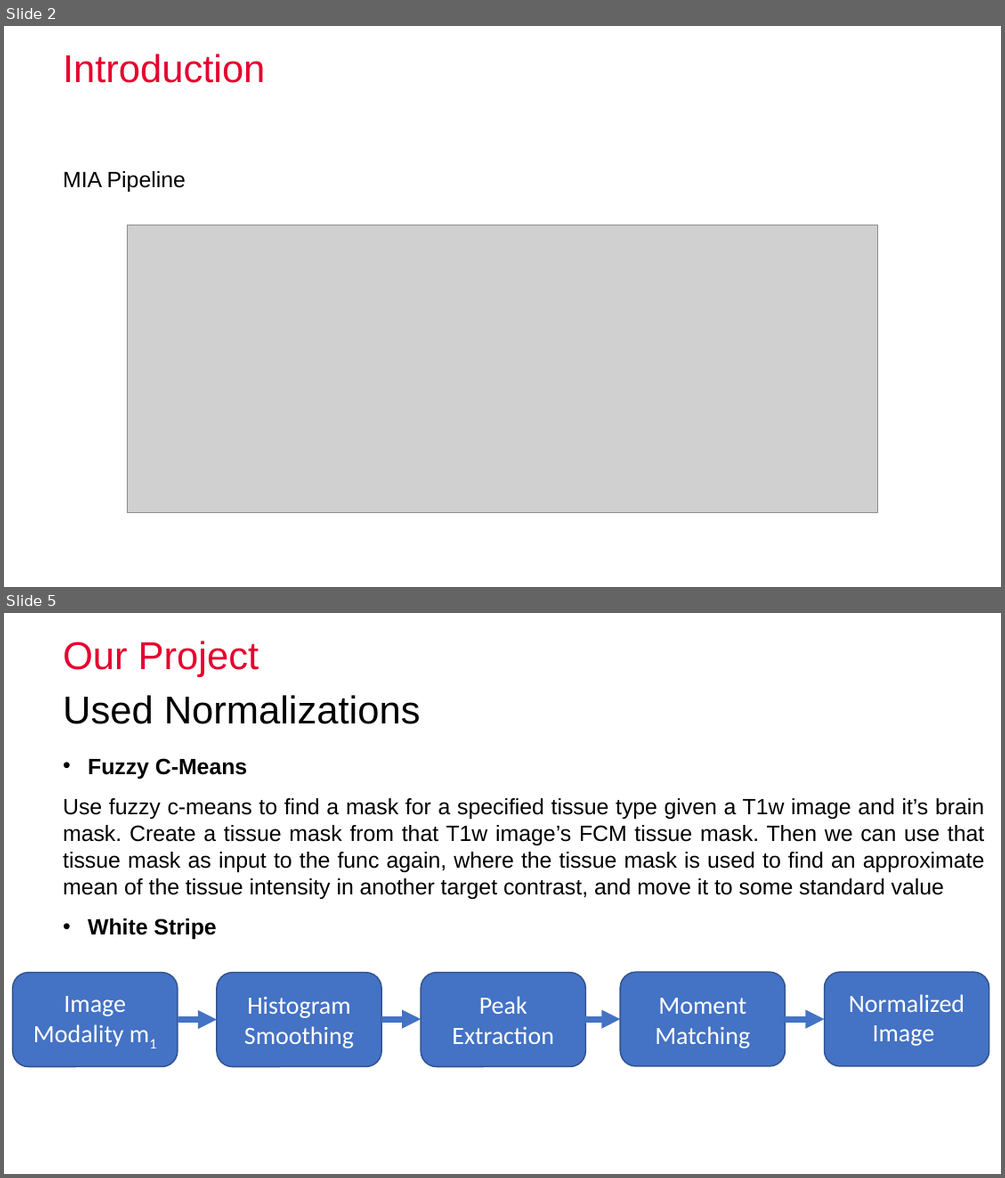
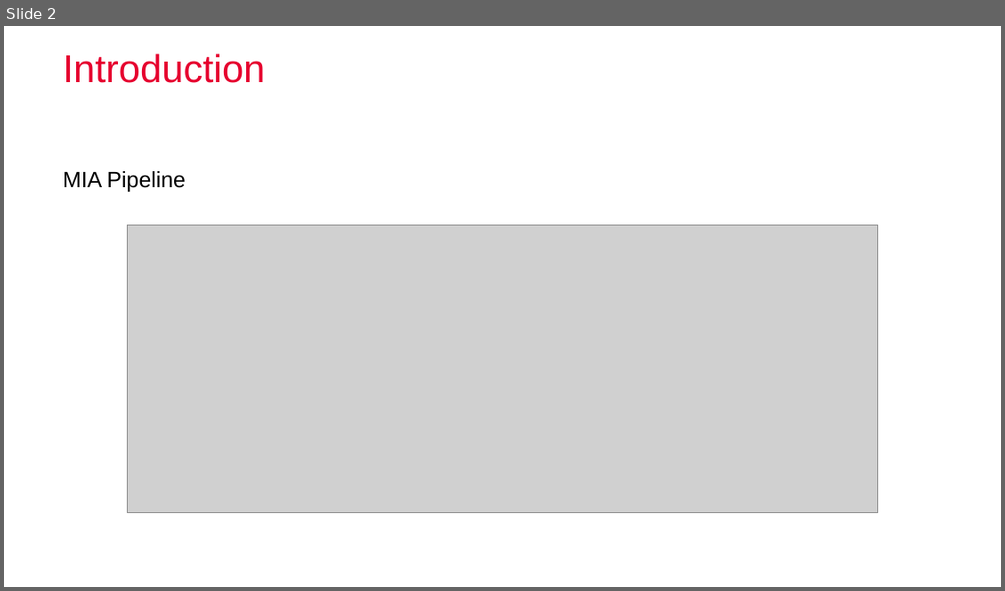
Before and after one commit to nibill/MIALab-1, a slide deck: Presentation/Final/FinalPresentation_Group3_BucheggerDuranWeber.pptx. Shown one above the other, each under a label of ours: slides 2 and 5 before the commit, slide 2 after it; the slides between them are not shown. The pictures are 1005x1178 and 1005x591 pixels, drawn with LibreOffice and Linux fonts; fonts in the diff are those of the drawing; grey boxes stand for pictures; background and template pictures are left out. Boxes give left, top, right and bottom in pixels: in the first picture for what was removed or moved away, otherwise in the second. Text is boxed around its words. In the diff, an @@ line names an element or a change of style, - is before the commit and + after.

```diff
--- a/Presentation/Final/FinalPresentation_Group3_BucheggerDuranWeber.pptx
+++ b/Presentation/Final/FinalPresentation_Group3_BucheggerDuranWeber.pptx
@@ slide 5 removed at [4,613,1001,1174], background #FFFFFF @@
@@ title removed at [63,641,259,677] @@
-Our Project
@@ text removed at [63,695,421,724] @@
-Used Normalizations
@@ text removed at [63,758,985,939] @@
-• Fuzzy C-Means
-Use fuzzy c-means to find a mask for a specified tissue type given a T1w image and it’s brain mask. Create a tissue mask from that T1w image’s FCM tissue mask. Then we can use that tissue mask as input to the func again, where the tissue mask is used to find an approximate mean of the tissue intensity in another target contrast, and move it to some standard value
-• White Stripe
@@ rounded rectangle removed at [13,972,178,1065] @@
-Image Modality m1
@@ rounded rectangle removed at [217,972,380,1065] @@
-Histogram Smoothing
@@ rounded rectangle removed at [421,972,585,1065] @@
-Peak Extraction
@@ rounded rectangle removed at [620,972,785,1065] @@
-Moment Matching
@@ rounded rectangle removed at [825,972,989,1065] @@
-Normalized Image
@@ arrow removed from (178, 1020) to (217, 1020) @@
@@ arrow removed from (381, 1019) to (421, 1019) @@
@@ arrow removed from (581, 1019) to (620, 1019) @@
@@ arrow removed from (785, 1019) to (825, 1019) @@
```
Also in this commit, not shown: 7 slides changed, 12 slides added, 7 other slides removed, 1 other file.
